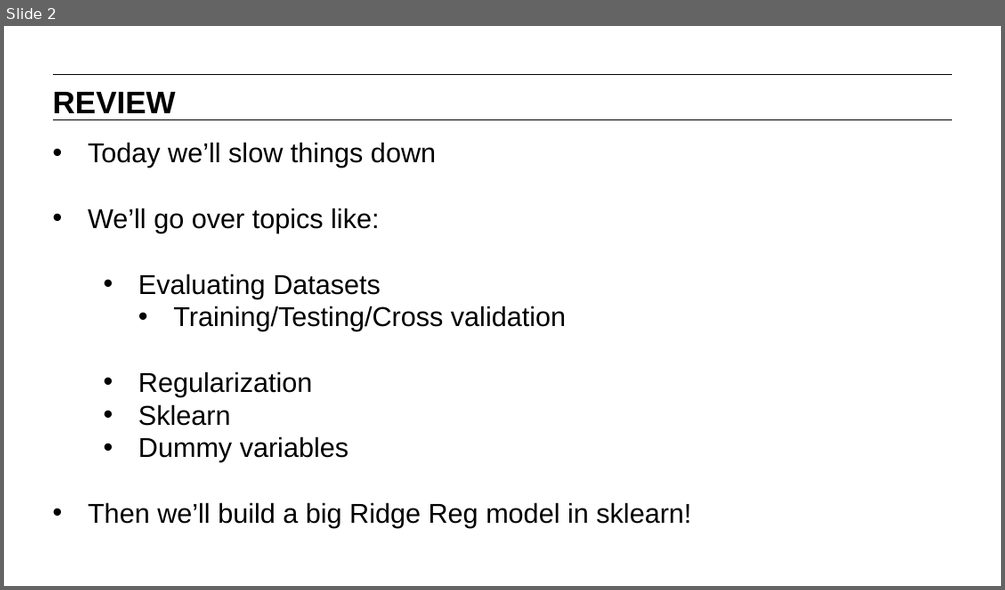
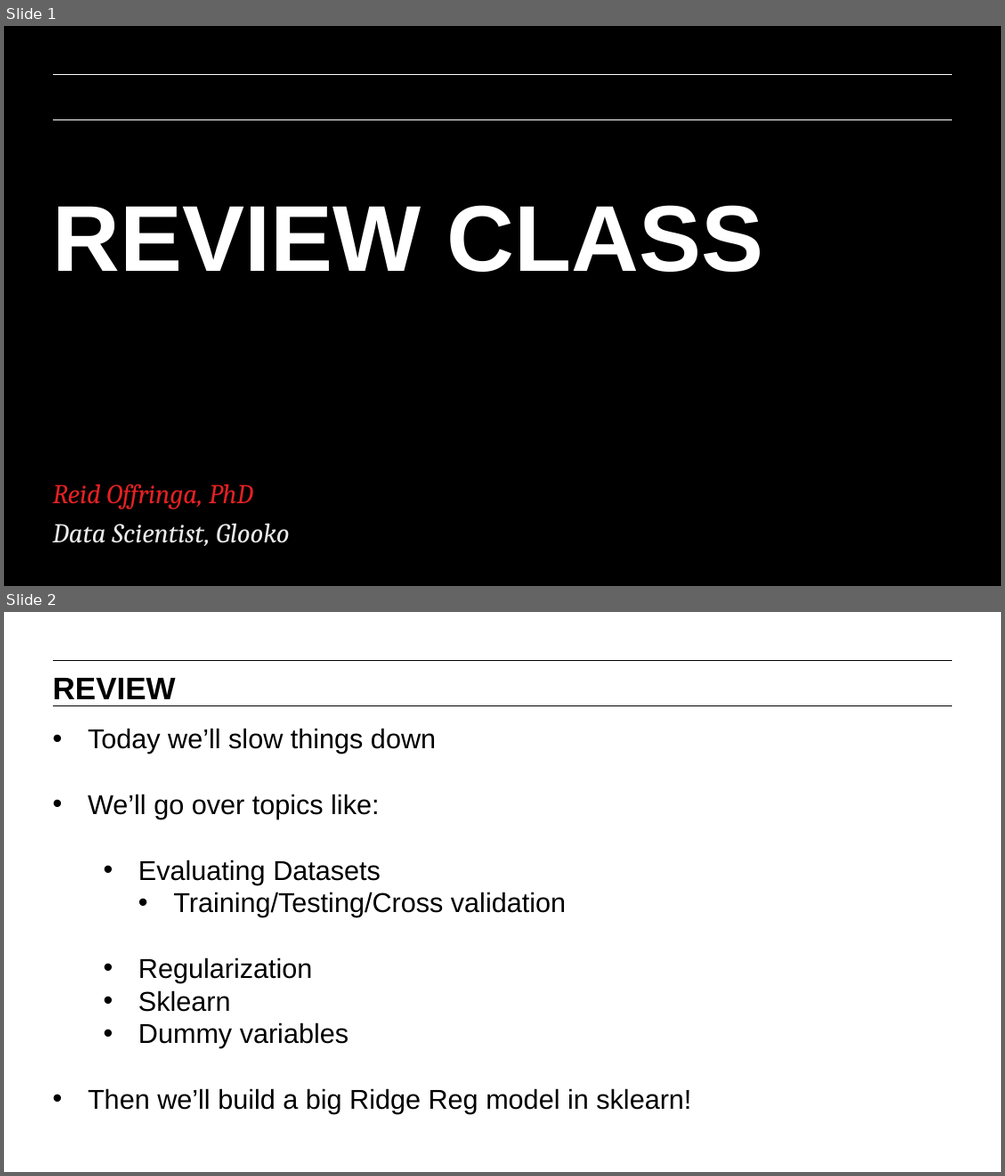
Before and after one commit to matanefron/data-sets, a slide deck: lessons/lesson-7/07-evaluating-model-fit_redux.pptx. Shown one above the other, each under a label of ours: slide 2 before the commit, slides 1 and 2 after it. The pictures are 1005x590 and 1005x1176 pixels, drawn with LibreOffice and Linux fonts; fonts in the diff are those of the drawing; background and template pictures are left out. Boxes give left, top, right and bottom in pixels: in the first picture for what was removed or moved away, otherwise in the second. Text is boxed around its words. In the diff, an @@ line names an element or a change of style, - is before the commit and + after.

```diff
--- a/lessons/lesson-7/07-evaluating-model-fit_redux.pptx
+++ b/lessons/lesson-7/07-evaluating-model-fit_redux.pptx
@@ slide 1 added at [4,26,1001,586], background #000000; not listed: 2 template elements that a slide beside it also shows @@
@@ line added from (52, 74) to (953, 74), #FFFFFF 0.75 pt @@
@@ line added from (52, 119) to (953, 119), #FFFFFF 0.75 pt @@
@@ text added at [53,205,764,272], 96 pt, text #FFFFFF, bold @@
+REVIEW CLASS
@@ text added at [53,483,289,546], 28 pt, text #EAEAEA, italic @@
+Reid Offringa, PhD
+Data Scientist, Glooko
```
Also in this commit, not shown: 1 slide changed, 8 other slides added, 1 slide removed, 3 other files.
